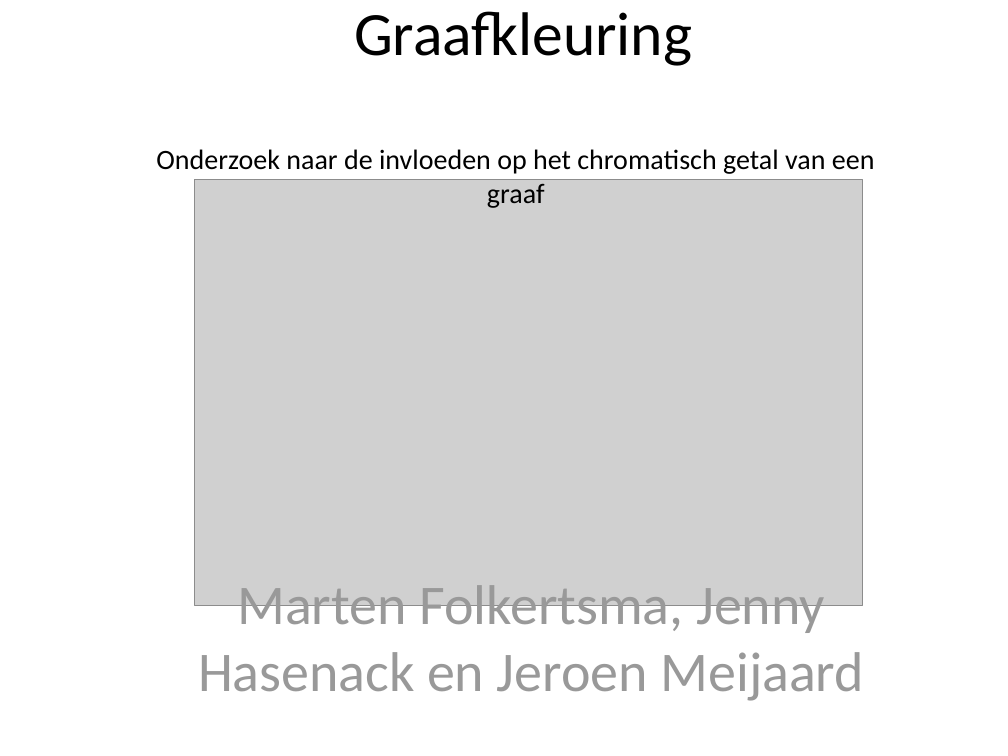
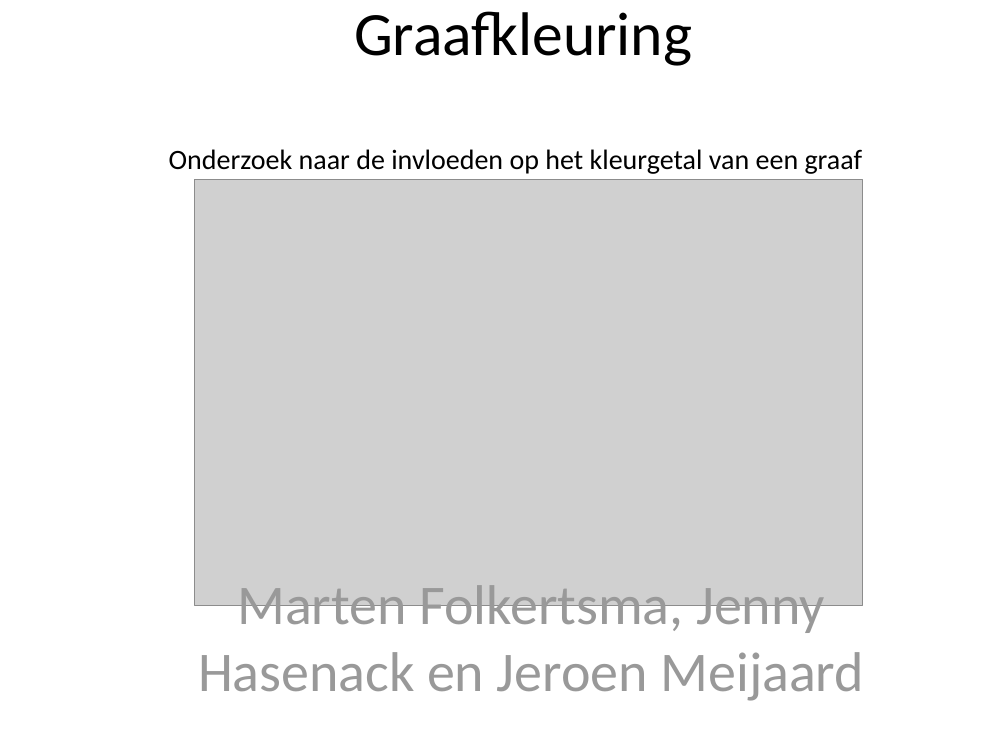
Before and after one commit to marten2/Heuristieken, a slide deck: slide 1 of niks.ppt. Drawn at 1008x756 pixels with LibreOffice and Linux fonts; fonts in the diff are those of the drawing; grey boxes stand for pictures; background and template pictures are left out. Boxes give left, top, right and bottom in pixels: in the first picture for what was removed or moved away, otherwise in the second. Text is boxed around its words. In the diff, an @@ line names an element or a change of style, - is before the commit and + after.

```diff
--- a/niks.ppt
+++ b/niks.ppt
@@ text at (169,149,863,174): text changed @@
-Onderzoek naar de invloeden op het chromatisch getal van een graaf
+Onderzoek naar de invloeden op het kleurgetal van een graaf
```
Also in this commit, not shown: 9 other slides changed, 2 slides removed, 4 other files.
